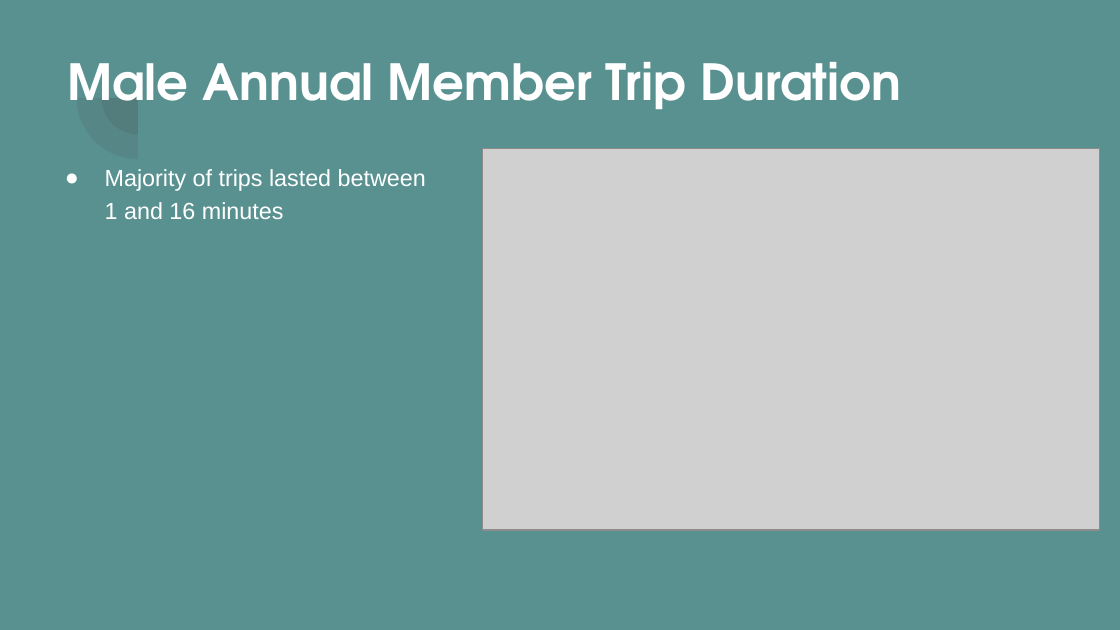
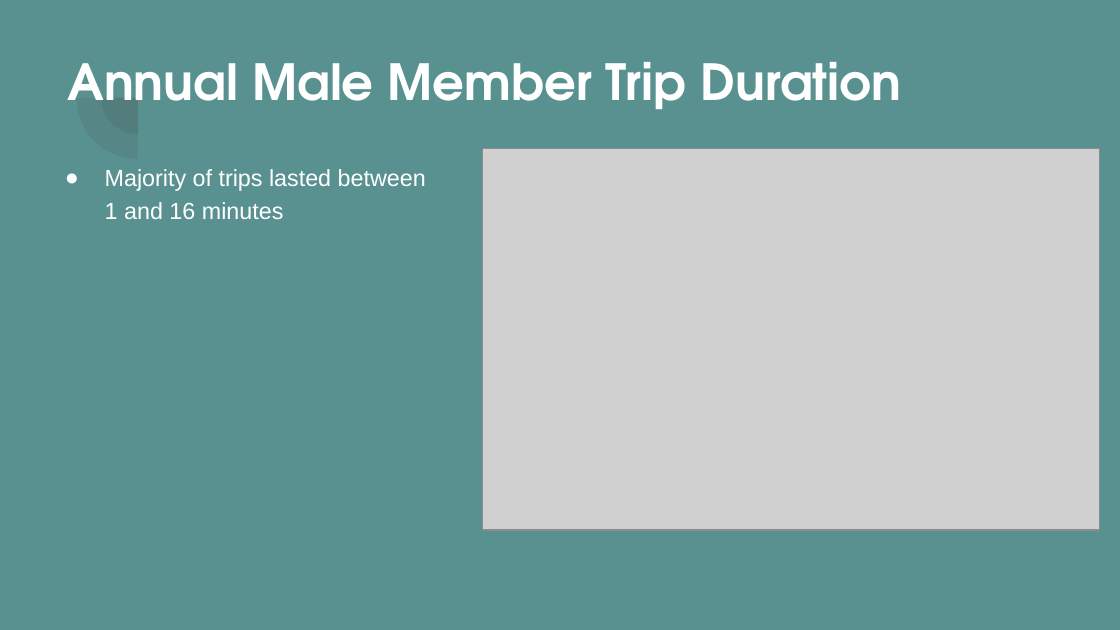
Before and after one commit to DSosinski/CyclisticAnalysis, a slide deck: slide 7 of Docs/Cyclistic Marketing Strategy 2020 - 2021.pptx. Drawn at 1120x630 pixels with LibreOffice and Linux fonts; fonts in the diff are those of the drawing; grey boxes stand for pictures. Boxes give left, top, right and bottom in pixels: in the first picture for what was removed or moved away, otherwise in the second. Text is boxed around its words. In the diff, an @@ line names an element or a change of style, - is before the commit and + after.

```diff
--- a/Docs/Cyclistic Marketing Strategy 2020 - 2021.pptx
+++ b/Docs/Cyclistic Marketing Strategy 2020 - 2021.pptx
@@ title at (67,62,901,109): text changed @@
-Male Annual Member Trip Duration
+Annual Male Member Trip Duration
```
Also in this commit, not shown: 9 other slides changed, 1 slide added, 2 other files.
